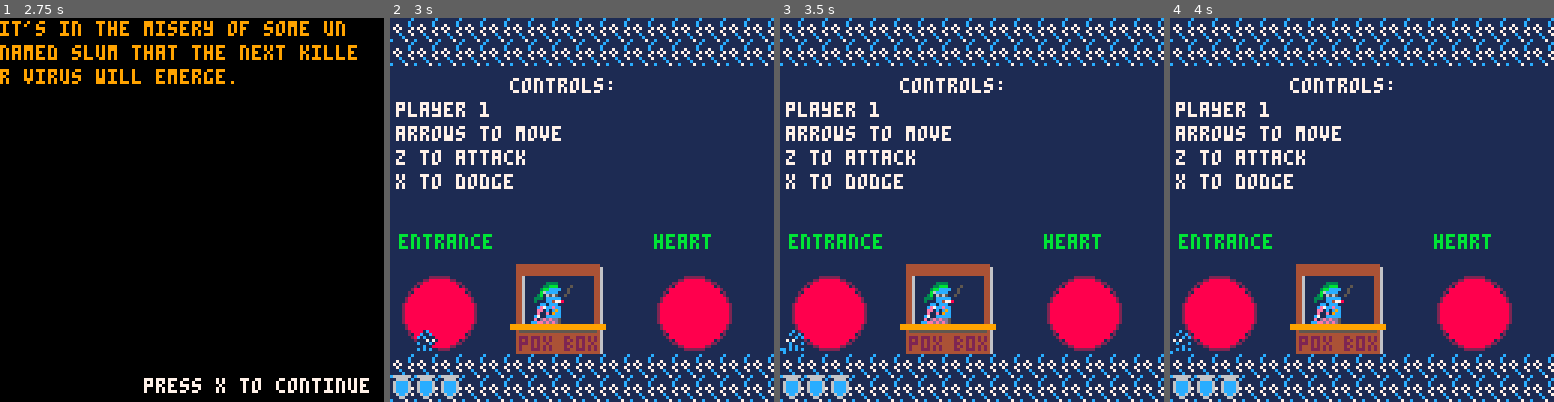
Above: before the commit, frames 1-4 (left to right).
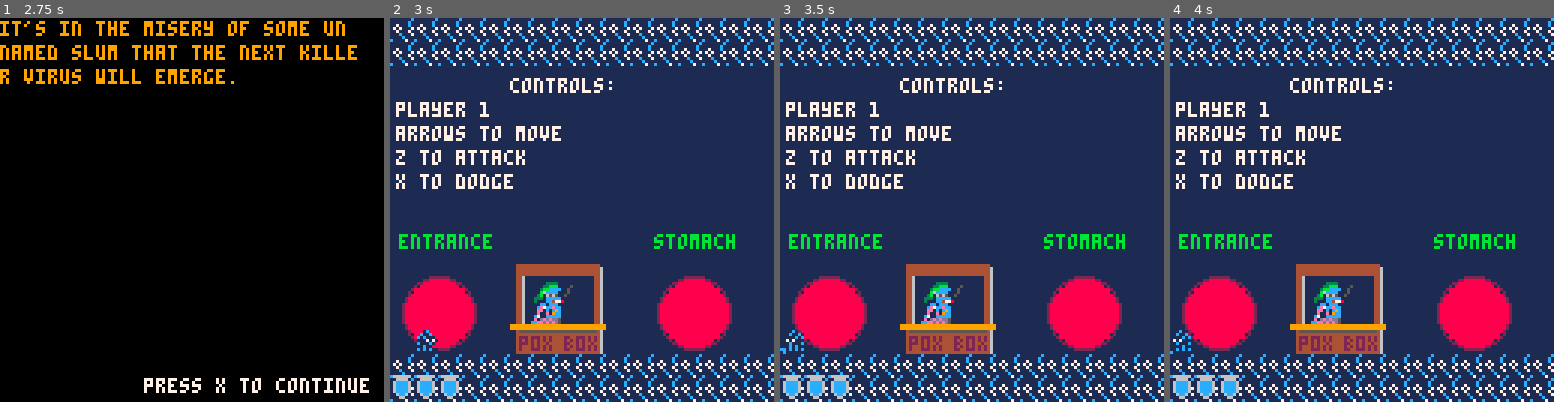
Above: after the commit, the same moments.

Repository: Von-dy/Game_Design_Final_Project
Game: PICO-8 cartridge current_build.p8
The game is run twice, just before and just after one commit, with the same random seed, the same clock (stepped at 60 frames per second) and the same inputs.
Inputs:
- Up to frame 1 (2.75 s): tap X (X key) at 0.33, 1.07, 1.85 s; tap O (Z key) at 0.7, 1.7, 2.1, 2.5 s; hold Right 1.6-2.1 s; hold Up 2.15-2.42 s; hold Right from 2.47 s (still down)
- Up to frame 2 (3 s): keep holding Right; tap O (Z key) at 2.9 s; tap X (X key) at 2.97 s
- Up to frame 3 (3.5 s): release Right at 3.03 s; hold Left from 3.08 s (still down); tap O (Z key) at 3.3 s
- Up to frame 4 (4 s): release Left at 3.58 s; hold Down 3.63-3.97 s; tap O (Z key) at 3.7 s

Frame 1 is identical in both runs. In frame 2, 0.3% of the frame differs, in the area x 68-90%, y 56-61%; in frame 3, 0.3%; in frame 4, 0.3%.

Commit message:
Art Changes/Prep For Beta Build

Diff:
--- a/current_build.p8
+++ b/current_build.p8
@@ -50,7 +50,7 @@
    screenshake=0,
    camx=0,
    camy=0,
-   b_remaining={1,2,3} --for testing
+   b_remaining={2} --for testing
  }
  --player list
  players = {}
@@ -1379,7 +1379,9 @@
  if boss.id==2 then draw_stomach()
   draw_food()
   for w in all(boss.hurtboxes) do
-   rect(w.x,w.y,w.x+w.w,w.y+w.h,4)
+   sspr(72, 24, 8, 8, w.x, w.y, w.w, w.h)
+   --rectfill(w.x,w.y,w.x+w.w,w.y+w.h,9)
+   --spr(57, w.x, w.y)
   end
  end
  if boss.id==3 then
@@ -1419,7 +1421,7 @@
  sspr(32, 64, 32, 32, 76, 40, 44, 44)
  sspr(8, 120, 8, 8, 93, 0, 10, 40)
  sspr(8, 120, 8, 8, 80, 80, 10, 35, false, true)
- draw_eyes(boss.state, 88, 56, 4, 12, 3, 11)
+ draw_eyes(boss.state, 92, 56, 4, 12, 3, 11)
  draw_lips(boss.state, 91, 72, 16, 1, 5)
 end
 
@@ -1441,11 +1443,9 @@
  sspr(65, 66, 13, 28, 31, 40, 26, 56)
  --right lung
  sspr(82, 66, 13, 28, 71, 40, 26, 56)
- draw_eyes(0, 48, 56, 6, 31, 14, 8)
- --[[show hurtboxes (debug)
- for hb in all(boss.hboxes) do
-  rect(hb.x,hb.y,hb.x+hb.w,hb.y+hb.h)
- end]]
+ draw_eyes(boss.state, 48, 56, 6, 31, 14, 8)
+ --mood, x, y, length, primary_col, secondary_col
+ draw_lips(boss.state, 53, 68, 21, 1, 14)
 end
 
 --mood, eye_x, eye_y, eye_r, distance, primary color, secondary color
@@ -1480,8 +1480,8 @@
     line(r_e_x-i-1, e_y-e_r+i-1, r_e_x+i+1, e_y-e_r+i-1, p_col)
    end
   end
-  pset(91,59,12)
-  pset(98,59,12)
+  --pset(91,59,12)
+  --pset(98,59,12)
  end
 end
 
@@ -1524,18 +1524,18 @@
     pset(x+i, (y-3)-4*sin(i/l), p_col)
    end
   end
- elseif m==1 then --angry mood
+ elseif m==1 or m==2 then --angry mood
   for i=0, len-1 do
     pset(x+i, y+3*sin(i/l), p_col)
     pset(x+i, (y+1)+3*sin(i/l), s_col)
     pset(x+i, (y+2)+3*sin(i/l), s_col)
     if c!=1 then
      pset(x+i, (y+3)+3*sin(i/l), p_col)
-     if i%2==0 and i!=0 then pset(x+i, (y+2)+3*sin(i/l), 7) end
+     if m==1 and i%2==0 and i!=0 then pset(x+i, (y+2)+3*sin(i/l), 7) end
     else
      pset(x+i, (y+3)+3*sin(i/l), s_col)
      pset(x+i, (y+4)+3*sin(i/l), p_col)
-     if i%2==0 and i!=0 then pset(x+i, (y+3)+3*sin(i/l), 7) end
+     if m==1 and i%2==0 and i!=0 then pset(x+i, (y+3)+3*sin(i/l), 7) end
     end
    end
  end
@@ -1636,14 +1636,14 @@
 06bbbb600099490000949900044999400090090000900900009499000bbbbb000699996000000000000000000000000000000000000000000000000000000000
 006bb600994949400494949999799799004009000040090049949494000000000069960000000000000000000000000000000000000000000000000000000000
 00066000409090900909090904949490004004000040040090900909000000000006600000000000000000000000000000000000000000000000000000000000
-00000000000c10000001c0000000000000c11c0000c11c000001c000055000500550550500000000000000000000000000000000000000000000000000000000
-0007700000c11c0000c11c00000000000c111cc00c111cc000c11c00577505755555055000000000000000000000000000000000000000000000000000000000
-007777000111c1c00c1c111000000000c1711711c17117110c1c111057a957a70505555500000000000000000000000000000000000000000000000000000000
-0777777017171110011171710000000001c111c001c111c0117117c155799a750555505000000000000000000000000000000000000000000000000000000000
-0777777001c111c00c111c1000c11c0000111c0000111c000c111c10057797505550555500000000000000000000000000000000000000000000000000000000
-007777000011c100001c11000cc111c00010010000100100001c1100575aa5700505555000000000000000000000000000000000000000000000000000000000
-0007700011c1c1c00c1c1c111171171100c0010000c00100c11c1c1c557575505555050500000000000000000000000000000000000000000000000000000000
-00000000c0101010010101010c1c1c1000c00c0000c00c0010100101055057550505550000000000000000000000000000000000000000000000000000000000
+00000000000c10000001c0000000000000c11c0000c11c000001c000055000500550550500777700000000000000000000000000000000000000000000000000
+0007700000c11c0000c11c00000000000c111cc00c111cc000c11c00577505755555055007777770000000000000000000000000000000000000000000000000
+00f7f7000111c1c00c1c111000000000c1711711c17117110c1c111057a957a70505555577777777000000000000000000000000000000000000000000000000
+077fff7017171110011171710000000001c111c001c111c0117117c155799a7505555050097979b0000000000000000000000000000000000000000000000000
+07fff77001c111c00c111c1000c11c0000111c0000111c000c111c10057797505550555509999990000000000000000000000000000000000000000000000000
+007f7f000011c100001c11000cc111c00010010000100100001c1100575aa57005055550099a9a90000000000000000000000000000000000000000000000000
+0007700011c1c1c00c1c1c111171171100c0010000c00100c11c1c1c557575505555050509a99990000000000000000000000000000000000000000000000000
+00000000c0101010010101010c1c1c1000c00c0000c00c001010010105505755050555000b99b990000000000000000000000000000000000000000000000000
 eeeeeeeeeeeeeeee99999999999999991111111c111111c13ffffffffffff333ffffffffff3333ff7777777766666666fffff33feeeeffeeffffffff99999999
 222222222222272299ffff99f9999ff9111111c111171c1133333fffff333333fffafffffbfa773f7777777766666666fffabf73eeeefeeeffffffff99999999
 e22722ee222222229999fff99fffff99117111c111717111a3333333333333aaf9fffaffb9fff7737777777766666666f9ffbaf3feefffefffffffff99999999
